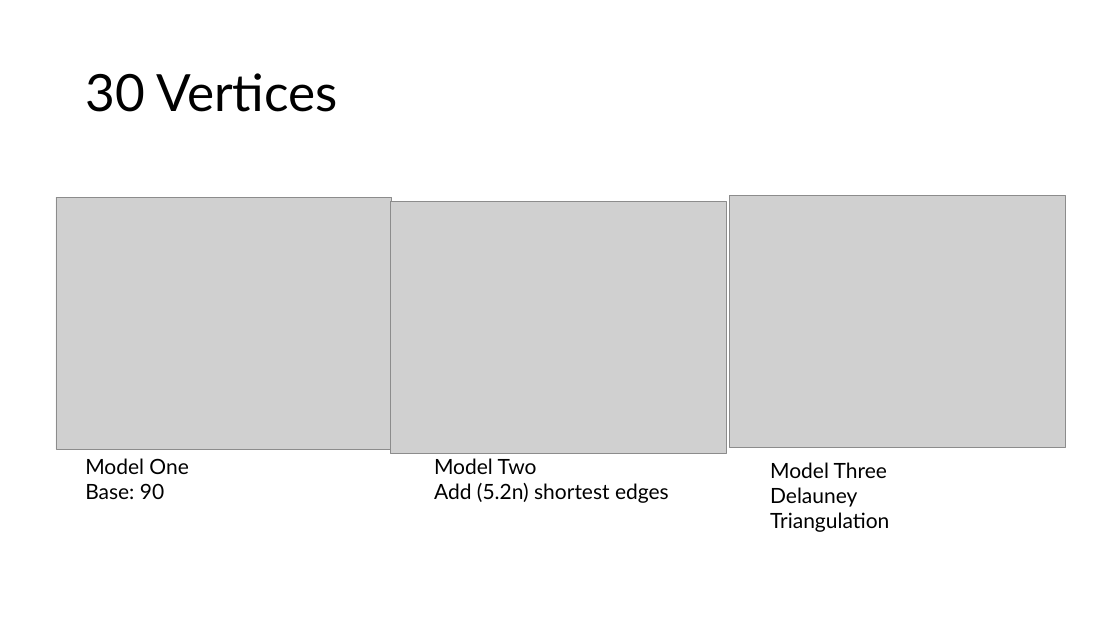
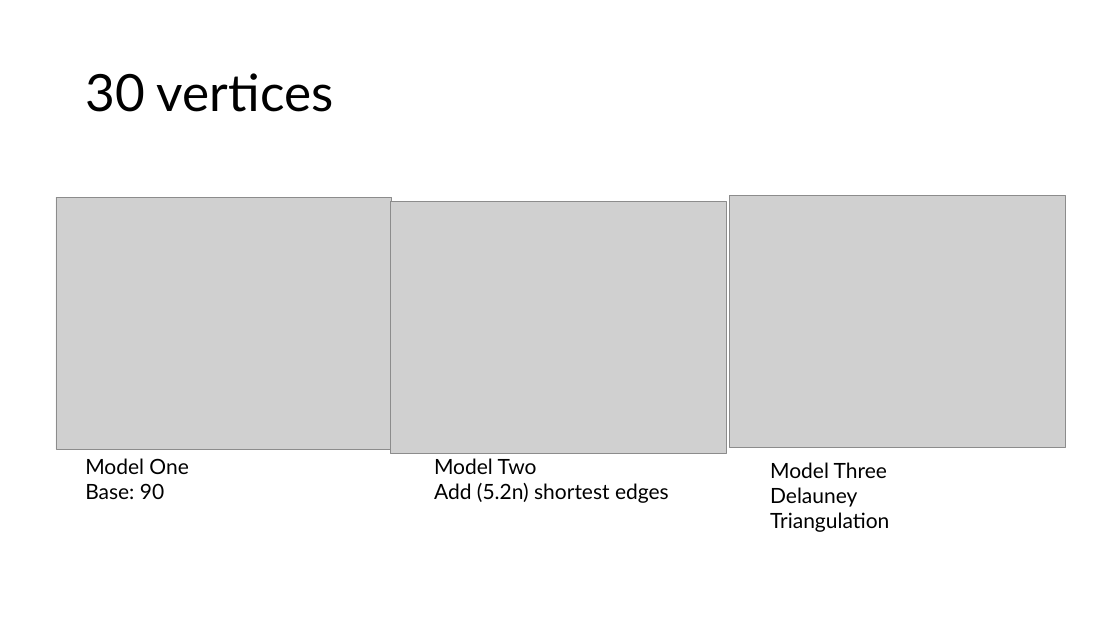
Before and after one commit to afr13dman/senior-thesis, a slide deck: slide 19 of thesis-models.pptx. Drawn at 1120x630 pixels with LibreOffice and Linux fonts; fonts in the diff are those of the drawing; grey boxes stand for pictures. Boxes give left, top, right and bottom in pixels: in the first picture for what was removed or moved away, otherwise in the second. Text is boxed around its words. In the diff, an @@ line names an element or a change of style, - is before the commit and + after.

```diff
--- a/thesis-models.pptx
+++ b/thesis-models.pptx
@@ title at (85,73,334,112): text changed @@
-30 Vertices
+30 vertices
```
Also in this commit, not shown: 4 other slides changed, 5 other files.
